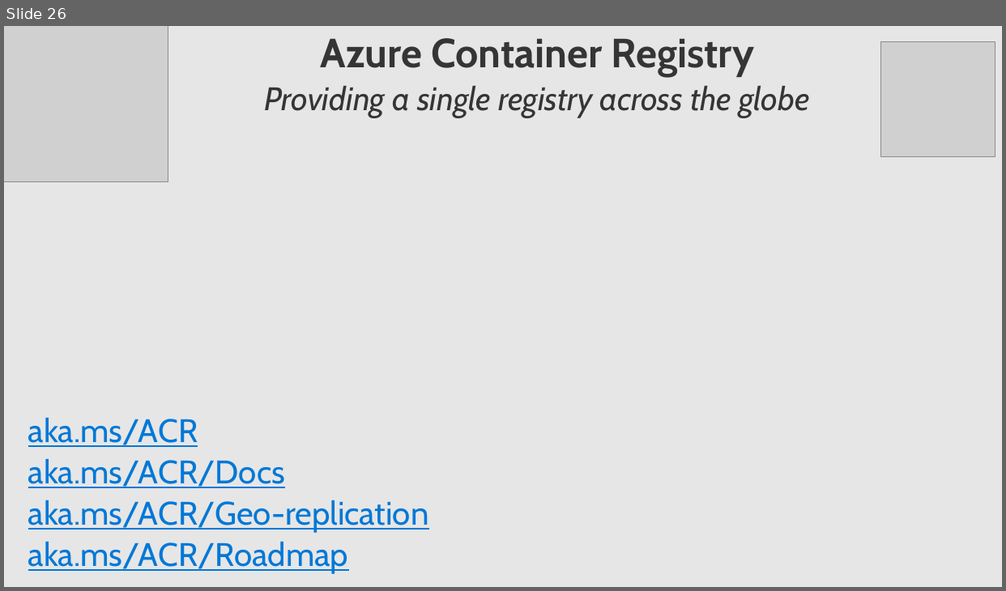
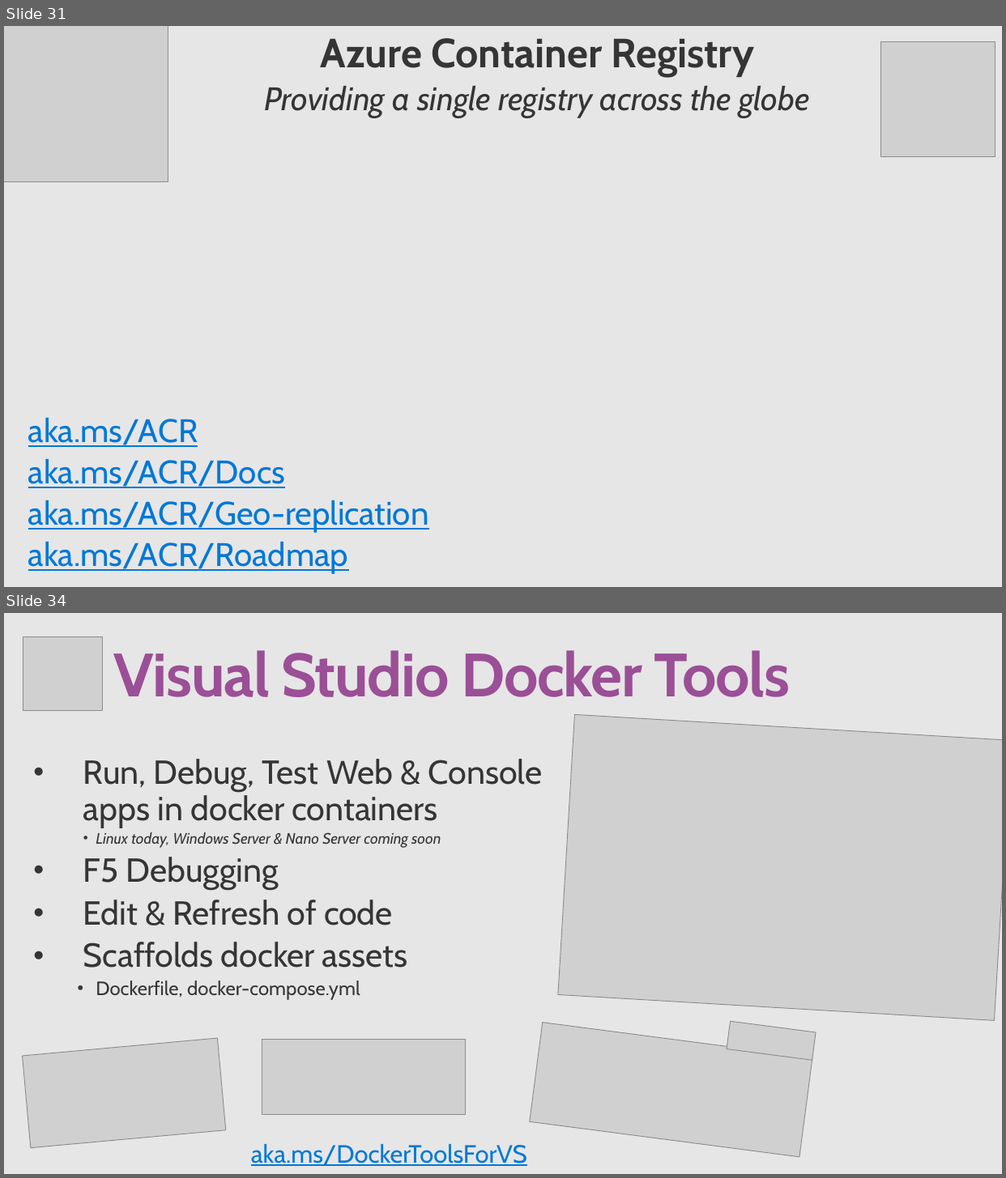
Before and after one commit to SteveLasker/Presentations, a slide deck: DockerGeneral/AzureContainersE2E.pptx. Shown one above the other, each under a label of ours: slide 26 before the commit, slides 31 and 34 after it; the slides between them are not shown. The pictures are 1006x591 and 1006x1178 pixels, drawn with LibreOffice and Linux fonts; fonts in the diff are those of the drawing; grey boxes stand for pictures; background and template pictures are left out. Boxes give left, top, right and bottom in pixels: in the first picture for what was removed or moved away, otherwise in the second. Text is boxed around its words. In the diff, an @@ line names an element or a change of style, - is before the commit and + after.

```diff
--- a/DockerGeneral/AzureContainersE2E.pptx
+++ b/DockerGeneral/AzureContainersE2E.pptx
@@ slide 34 added at box(4, 613, 1002, 1174), background #E6E6E6 @@
@@ picture added at box(23, 636, 102, 710) @@
@@ text added at box(114, 650, 790, 697), 60 pt, text #9B4F96, bold @@
+Visual Studio Docker Tools
@@ picture added at box(558, 715, 1002, 1021) @@
@@ text added at box(83, 759, 542, 1000), 32.6 pt, text #353535 @@
+• Run, Debug, Test Web & Console apps in docker containers
+  • Linux today, Windows Server & Nano Server coming soon
+• F5 Debugging
+• Edit & Refresh of code
+• Scaffolds docker assets
+  • Dockerfile, docker-compose.yml
@@ picture added at box(530, 1023, 813, 1157) @@
@@ picture added at box(727, 1021, 816, 1060) @@
@@ picture added at box(23, 1038, 226, 1148) @@
@@ picture added at box(262, 1040, 465, 1115) @@
@@ text added at box(251, 1144, 527, 1166), 24.5 pt, text #0078D7, underline @@
+aka.ms/DockerToolsForVS
@@ what was slide 26 is now slide 31 @@
```
Also in this commit, not shown: 9 slides changed, 11 other slides added, 1 slide removed.
